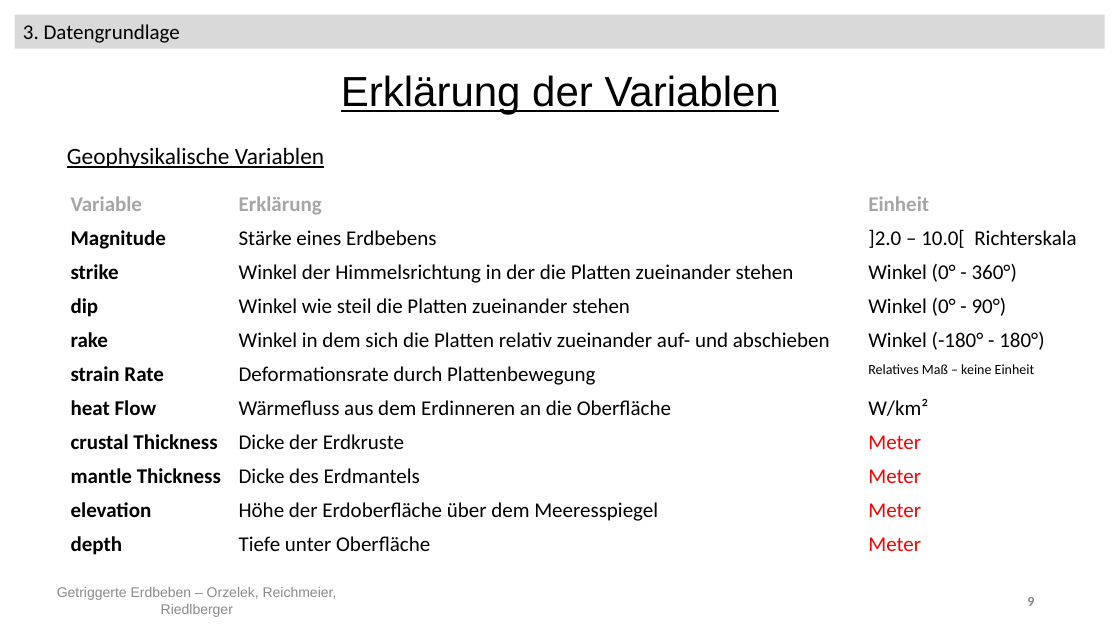
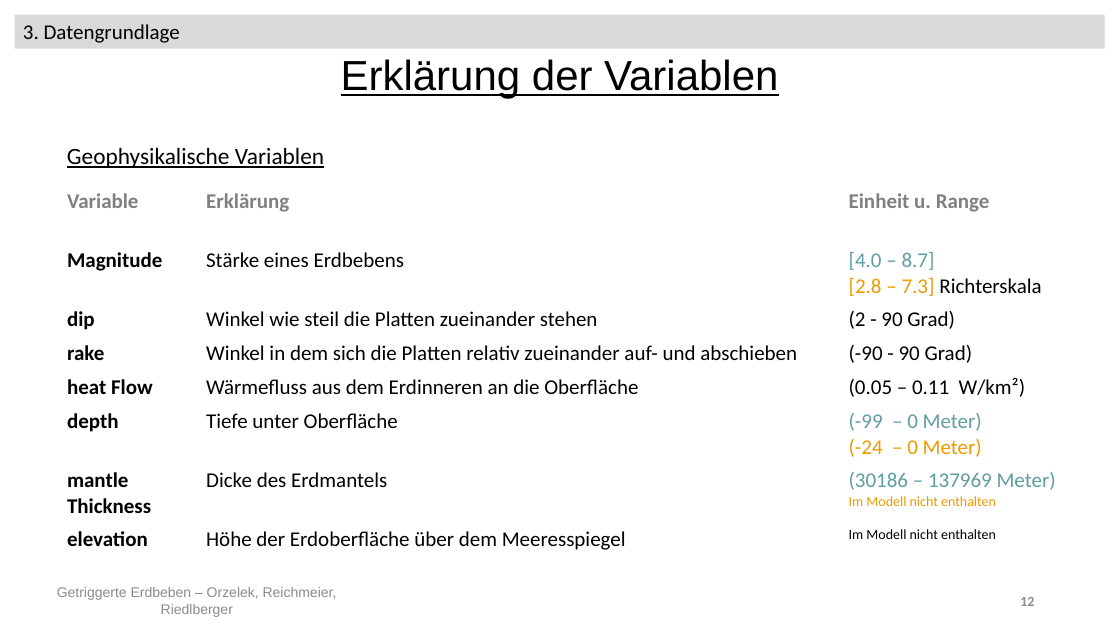
Before and after one commit to Kati77/Praktikum-Erdbeben, a slide deck: slide 12 of pp - AbschlusspräsentationX.pptx (slide 9 before the commit). Drawn at 1120x630 pixels with LibreOffice and Linux fonts; fonts in the diff are those of the drawing. Boxes give left, top, right and bottom in pixels: in the first picture for what was removed or moved away, otherwise in the second. Text is boxed around its words. In the diff, an @@ line names an element or a change of style, - is before the commit and + after.

```diff
--- a/pp - AbschlusspräsentationX.pptx
+++ b/pp - AbschlusspräsentationX.pptx
@@ text "Erklärung der Variablen": place and size @@
-text "Erklärung der Variablen" at [341, 75, 779, 115]
+text "Erklärung der Variablen" at [341, 59, 778, 98]
@@ table at [59, 185, 1110, 556] @@
-row 1: Variable | Erklärung | Einheit
-row 2: Magnitude | Stärke eines Erdbebens | ]2.0 – 10.0[ Richterskala
-row 3: strike | Winkel der Himmelsrichtung in der die Platten zueinander stehen | Winkel (0° - 360°)
-row 4: dip | Winkel wie steil die Platten zueinander stehen | Winkel (0° - 90°)
-row 5: rake | Winkel in dem sich die Platten relativ zueinander auf- und abschieben | Winkel (-180° - 180°)
-row 6: strain Rate | Deformationsrate durch Plattenbewegung | Relatives Maß – keine Einheit
-row 7: heat Flow | Wärmefluss aus dem Erdinneren an die Oberfläche | W/km²
-row 8: crustal Thickness | Dicke der Erdkruste | Meter
-row 9: mantle Thickness | Dicke des Erdmantels | Meter
-row 10: elevation | Höhe der Erdoberfläche über dem Meeresspiegel | Meter
-row 11: depth | Tiefe unter Oberfläche | Meter
+row 1: Variable | Erklärung | Einheit u. Range
+row 2: Magnitude | Stärke eines Erdbebens | [4.0 – 8.7] / [2.8 – 7.3] Richterskala
+row 3: dip | Winkel wie steil die Platten zueinander stehen | (2 - 90 Grad)
+row 4: rake | Winkel in dem sich die Platten relativ zueinander auf- und abschieben | (-90 - 90 Grad)
+row 5: heat Flow | Wärmefluss aus dem Erdinneren an die Oberfläche | (0.05 – 0.11 W/km²)
+row 6: depth | Tiefe unter Oberfläche | (-99 – 0 Meter) / (-24 – 0 Meter)
+row 7: mantle Thickness | Dicke des Erdmantels | (30186 – 137969 Meter) / Im Modell nicht enthalten
+row 8: elevation | Höhe der Erdoberfläche über dem Meeresspiegel | Im Modell nicht enthalten
@@ table: place and size @@
-table at [62, 187, 1096, 562]
+table at [59, 185, 1110, 556]
@@ page number at [1020, 597, 1034, 606]: text changed @@
-9
+12
```
Also in this commit, not shown: 12 other slides changed, 23 slides added.
